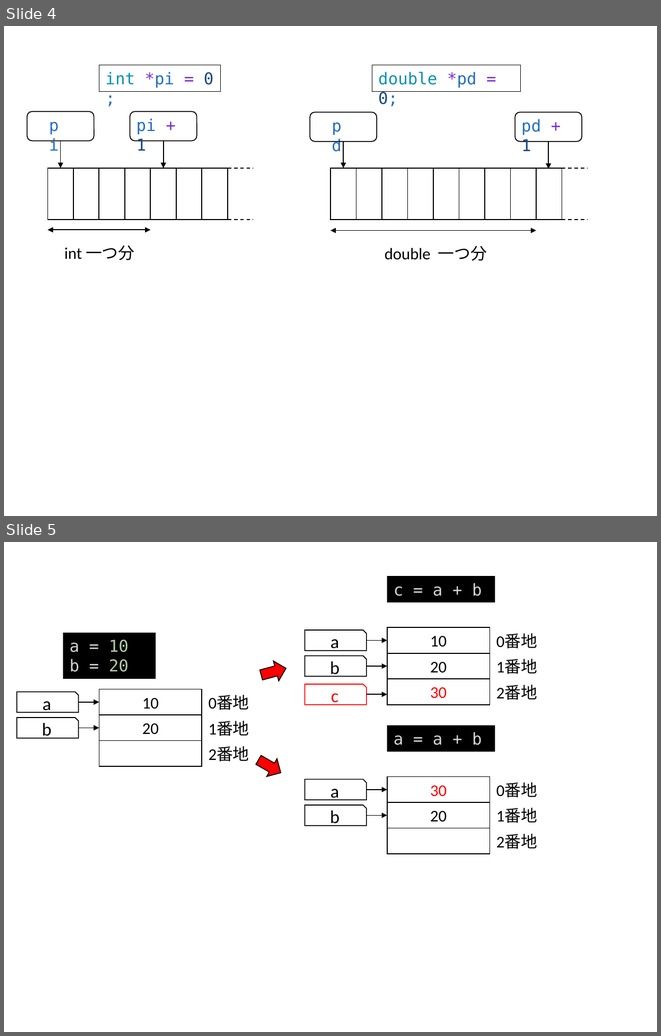
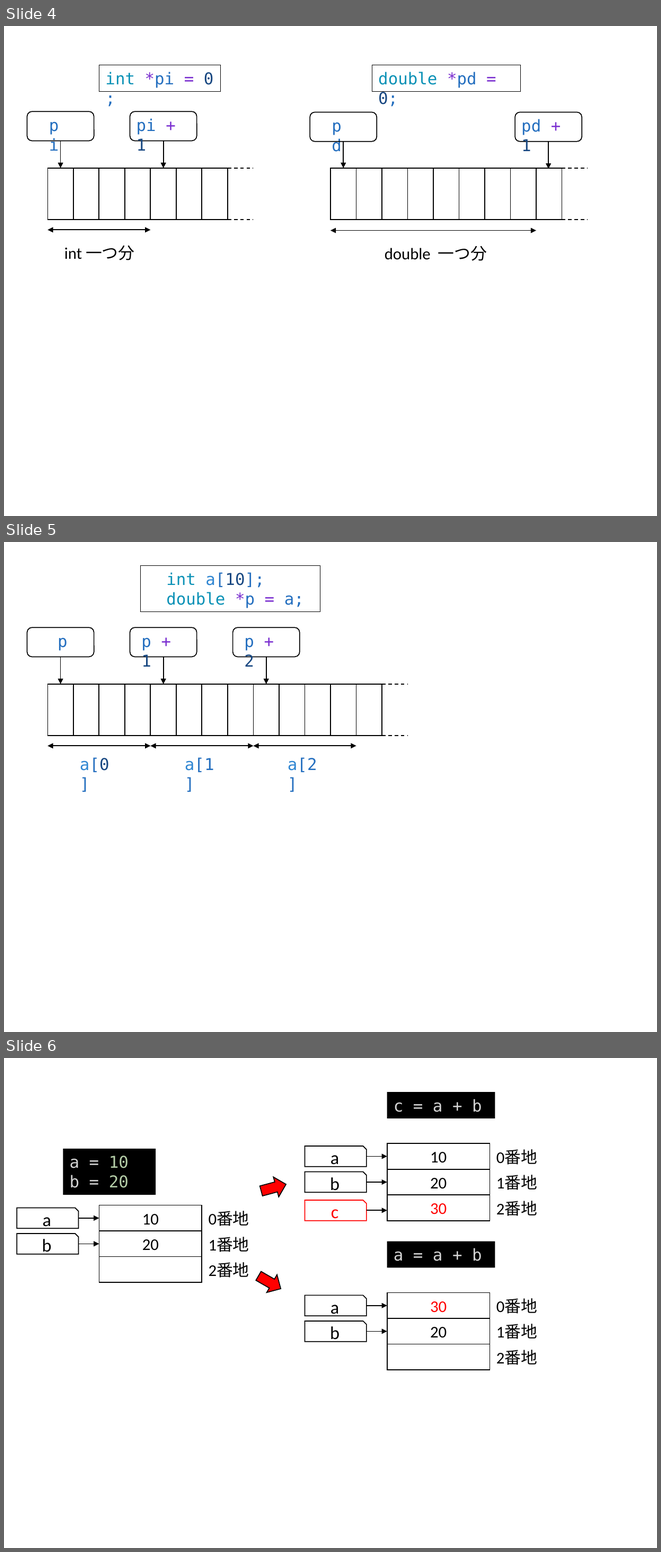
Before and after one commit to kaityo256/python2cpp, a slide deck: pointer/fig/fig.pptx. Shown one above the other, each under a label of ours: slides 4 and 5 before the commit, slides 4, 5 and 6 after it. The pictures are 661x1036 and 661x1552 pixels, drawn with LibreOffice and Linux fonts; fonts in the diff are those of the drawing. Boxes give left, top, right and bottom in pixels: in the first picture for what was removed or moved away, otherwise in the second. Text is boxed around its words. In the diff, an @@ line names an element or a change of style, - is before the commit and + after.

```diff
--- a/pointer/fig/fig.pptx
+++ b/pointer/fig/fig.pptx
@@ slide 5 added at (4,542,657,1032), background #FFFFFF @@
@@ rectangle added at (140,565,321,612), outline #000000 0.75 pt, 18 pt, text #0991B6 @@
+int a[10];
+double *p = a;
@@ rounded rectangle added at (27,627,94,657), outline #000000 1 pt @@
@@ rounded rectangle added at (130,627,196,657), outline #000000 1 pt @@
@@ rounded rectangle added at (232,627,299,657), outline #000000 1 pt @@
@@ text added at (58,637,68,650), 18 pt, text #236EBF @@
+p
@@ text added at (141,637,151,667), 18 pt, text #236EBF @@
+p + 1
@@ text added at (244,637,254,667), 18 pt, text #236EBF @@
+p + 2
@@ arrow added from (61, 657) to (61, 685), #000000 1 pt @@
@@ arrow added from (164, 657) to (164, 685), #000000 1 pt @@
@@ arrow added from (266, 657) to (266, 685), #000000 1 pt @@
@@ rectangle added at (48,685,73,736), outline #000000 1 pt @@
@@ rectangle added at (73,685,99,736), outline #000000 1 pt @@
@@ rectangle added at (99,685,125,736), outline #000000 1 pt @@
@@ rectangle added at (125,685,150,736), outline #000000 1 pt @@
@@ rectangle added at (150,685,176,736), outline #000000 1 pt @@
@@ rectangle added at (176,685,202,736), outline #000000 1 pt @@
@@ rectangle added at (202,685,227,736), outline #000000 1 pt @@
@@ rectangle added at (228,685,254,736), outline #000000 1 pt @@
@@ rectangle added at (254,685,279,736), outline #000000 1 pt @@
@@ rectangle added at (279,685,305,736), outline #000000 1 pt @@
@@ rectangle added at (305,685,330,736), outline #000000 1 pt @@
@@ rectangle added at (330,685,356,736), outline #000000 1 pt @@
@@ rectangle added at (356,685,381,736), outline #000000 1 pt @@
@@ line added from (382, 685) to (407, 685), #000000 1 pt dashed @@
@@ double arrow added from (48, 746) to (150, 746), #000000 1 pt @@
@@ double arrow added from (150, 746) to (254, 746), #000000 1 pt @@
@@ double arrow added from (254, 746) to (356, 746), #000000 1 pt @@
@@ line added from (382, 735) to (407, 735), #000000 1 pt dashed @@
@@ text added at (80,757,109,772), 18 pt, text #236EBF @@
+a[0]
@@ text added at (185,757,214,772), 18 pt, text #236EBF @@
+a[1]
@@ text added at (288,757,317,772), 18 pt, text #236EBF @@
+a[2]
@@ what was slide 5 is now slide 6 @@
```
Also in this commit, not shown: 10 other files.
